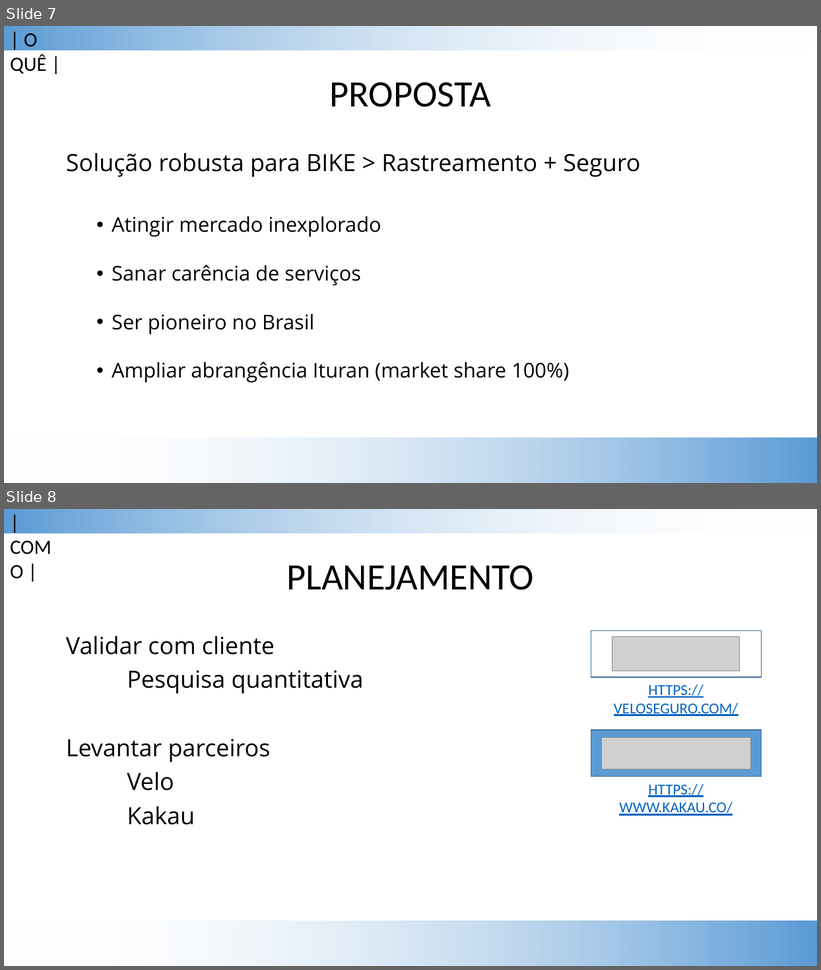
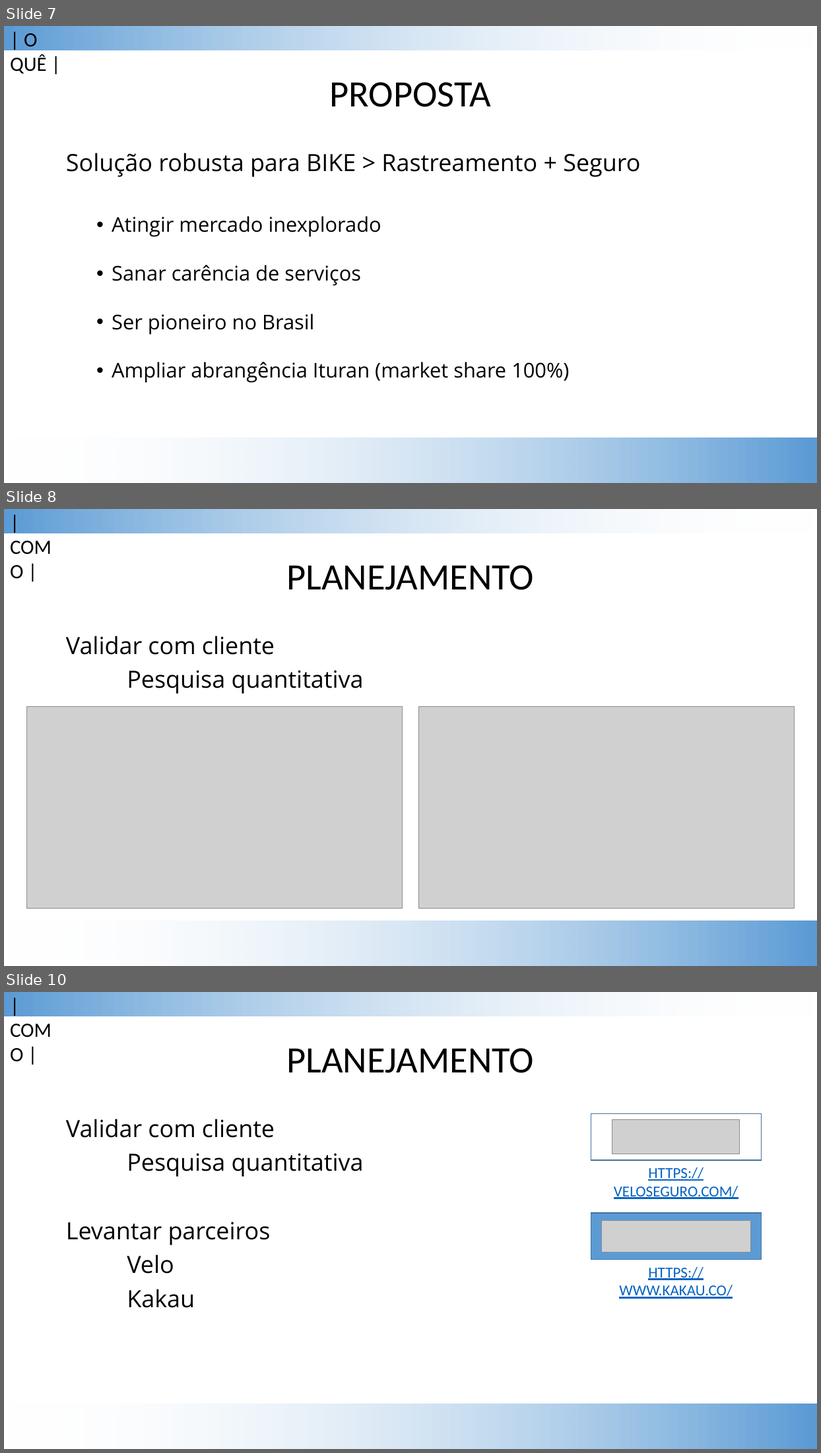
Before and after one commit to bazsant/pos-ins-cot, a slide deck: apresentacao/ituran-seguro-bike-final.pptx. Shown one above the other, each under a label of ours: slides 7 and 8 before the commit, slides 7, 8 and 10 after it; the slides between them are not shown. The pictures are 821x970 and 821x1453 pixels, drawn with LibreOffice and Linux fonts; fonts in the diff are those of the drawing; grey boxes stand for pictures; background and template pictures are left out. Boxes give left, top, right and bottom in pixels: in the first picture for what was removed or moved away, otherwise in the second. Text is boxed around its words. In the diff, an @@ line names an element or a change of style, - is before the commit and + after.

```diff
--- a/apresentacao/ituran-seguro-bike-final.pptx
+++ b/apresentacao/ituran-seguro-bike-final.pptx
@@ slide 8 added at [4,509,817,966], background #FFFFFF; not listed: 2 template elements that a slide beside it also shows @@
@@ text added at [4,509,69,537], 24 pt, text #000000 @@
+| COMO |
@@ title added at [286,565,534,590], 44 pt, text #000000 @@
+PLANEJAMENTO
@@ text added at [66,636,364,694], 28 pt, text #000000 @@
+Validar com cliente
+Pesquisa quantitativa
@@ picture added at [27,706,403,908] @@
@@ picture added at [418,706,795,908] @@
@@ what was slide 8 is now slide 10 @@
```
Also in this commit, not shown: 1 slide changed, 1 other slide added, 1 other file.
